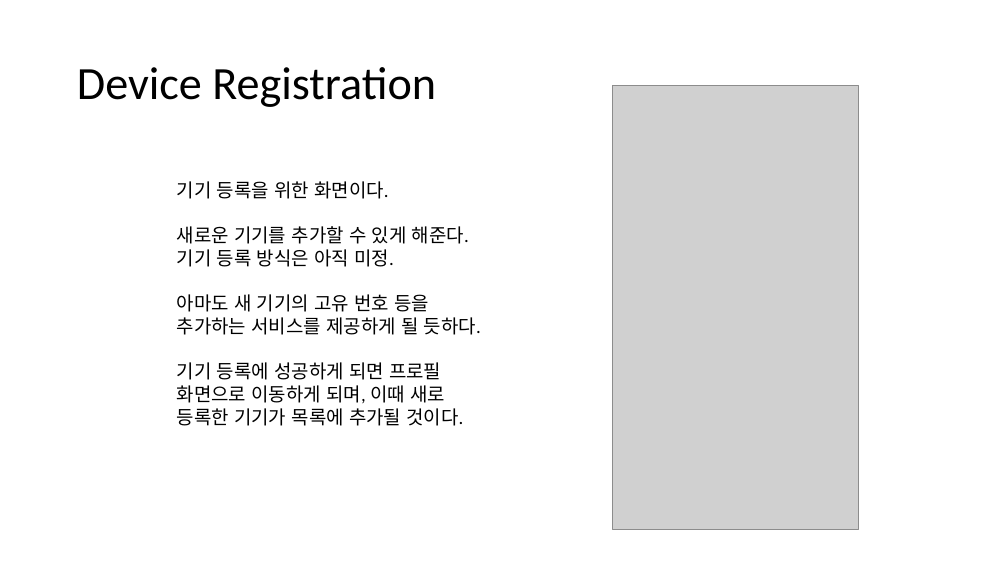
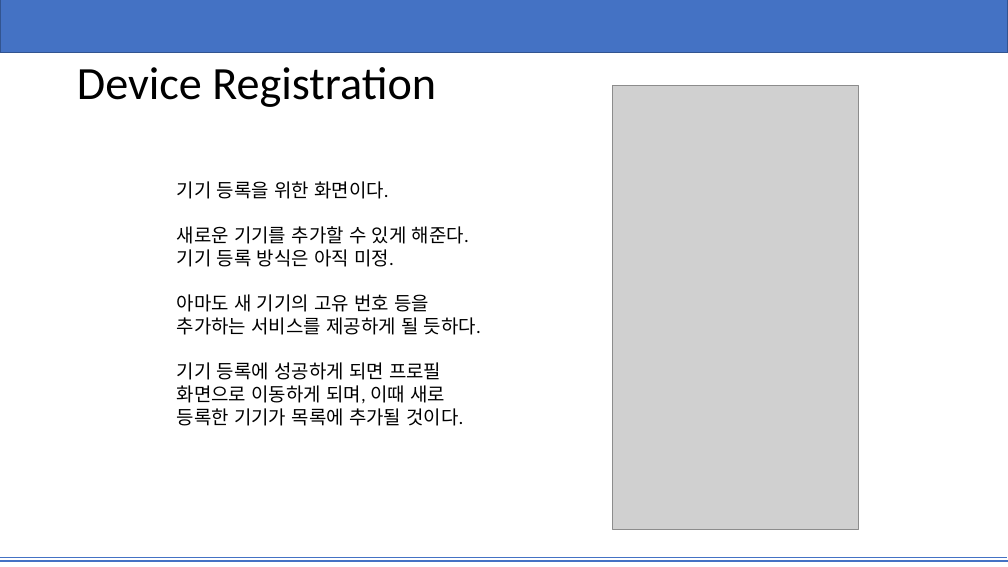
Before and after one commit to yjin910/Technonia_i_app, a slide deck: slide 11 of TEMS.pptx (slide 17 before the commit). Drawn at 1008x567 pixels with LibreOffice and Linux fonts; fonts in the diff are those of the drawing; grey boxes stand for pictures. Boxes give left, top, right and bottom in pixels: in the first picture for what was removed or moved away, otherwise in the second. Text is boxed around its words. In the diff, an @@ line names an element or a change of style, - is before the commit and + after.

```diff
--- a/TEMS.pptx
+++ b/TEMS.pptx
@@ rectangle added at box(0, 0, 1008, 53), fill #4472C4, outline #325491 1 pt @@
@@ line added from (0, 557) to (1007, 557), #4472C4 0.5 pt @@
@@ line added from (0, 561) to (1008, 561), #4472C4 2 pt @@
```
Also in this commit, not shown: 35 other slides changed, 3 slides added, 1 slide removed.
